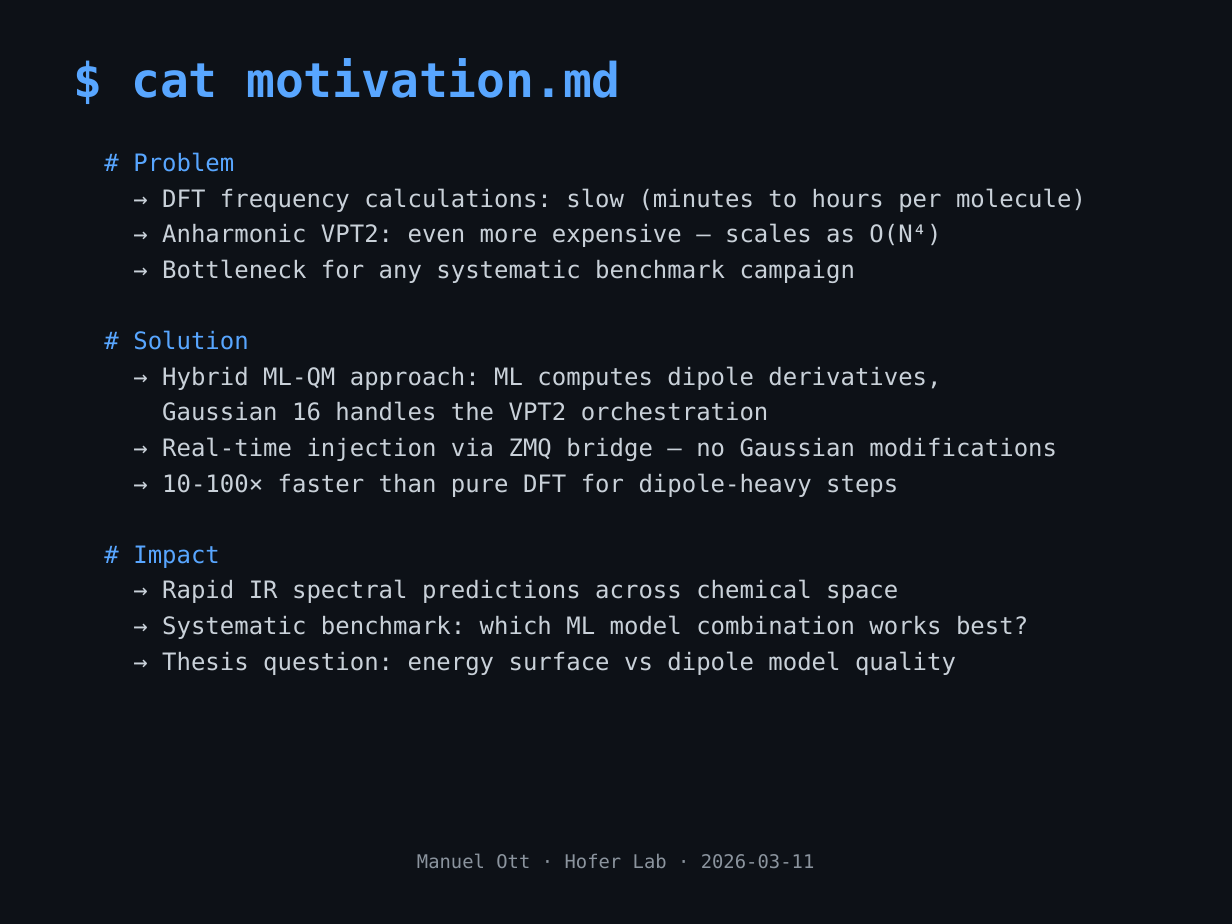
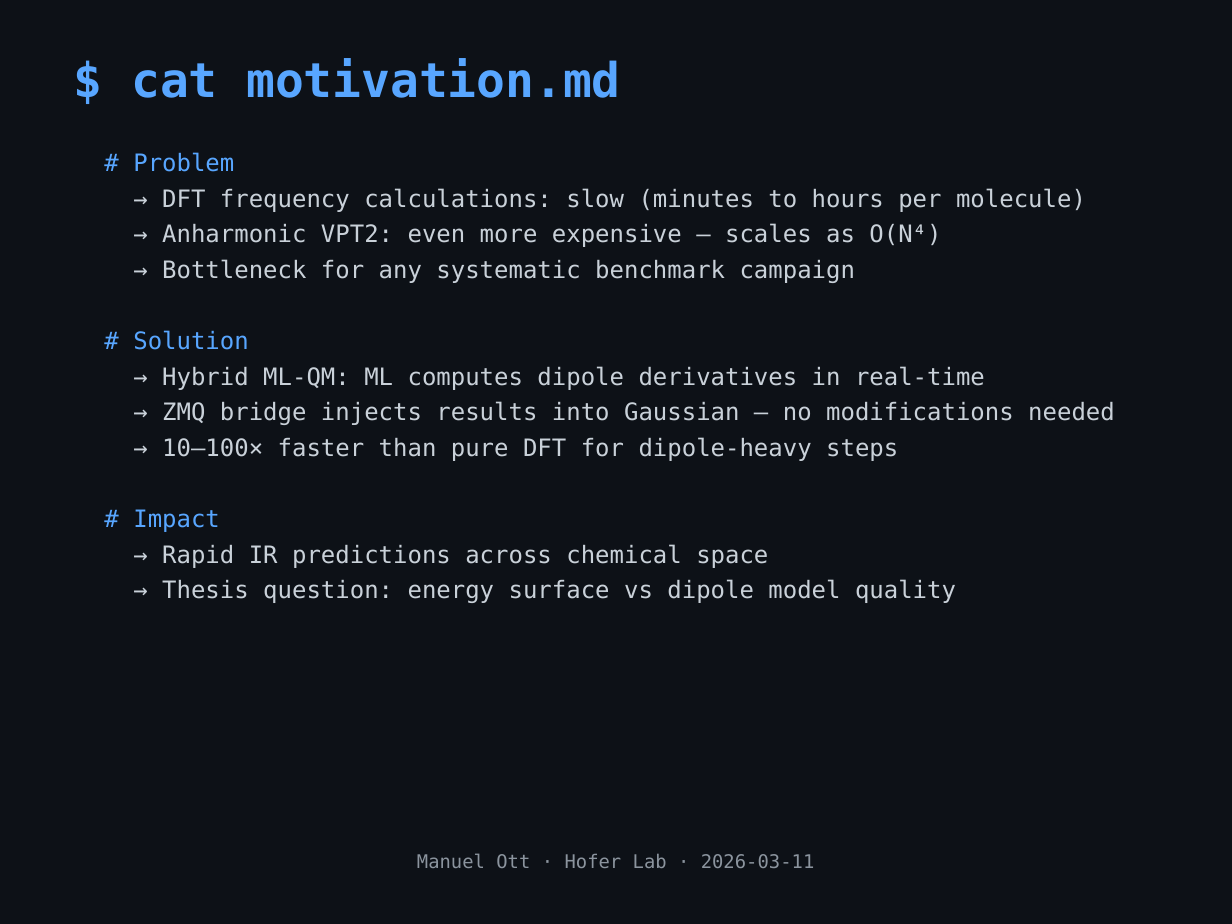
Before and after one commit to mott91/mace_gaussian_interface, a slide deck: slide 2 of presentation/presentation_v2.pptx. Drawn at 1232x924 pixels with LibreOffice and Linux fonts; fonts in the diff are those of the drawing. Boxes give left, top, right and bottom in pixels: in the first picture for what was removed or moved away, otherwise in the second. Text is boxed around its words. In the diff, an @@ line names an element or a change of style, - is before the commit and + after.

```diff
--- a/presentation/presentation_v2.pptx
+++ b/presentation/presentation_v2.pptx
@@ text at (162,366,1115,461): text changed @@
-→ Hybrid ML-QM approach: ML computes dipole derivatives,
-Gaussian 16 handles the VPT2 orchestration
-→ Real-time injection via ZMQ bridge — no Gaussian modifications
-→ 10-100× faster than pure DFT for dipole-heavy steps
+→ Hybrid ML-QM: ML computes dipole derivatives in real-time
+→ ZMQ bridge injects results into Gaussian — no modifications needed
+→ 10–100× faster than pure DFT for dipole-heavy steps
@@ text at (162,544,768,568): text changed @@
-→ Rapid IR spectral predictions across chemical space
-→ Systematic benchmark: which ML model combination works best?
+→ Rapid IR predictions across chemical space
```
Also in this commit, not shown: 2 other slides changed, 1 other file.
